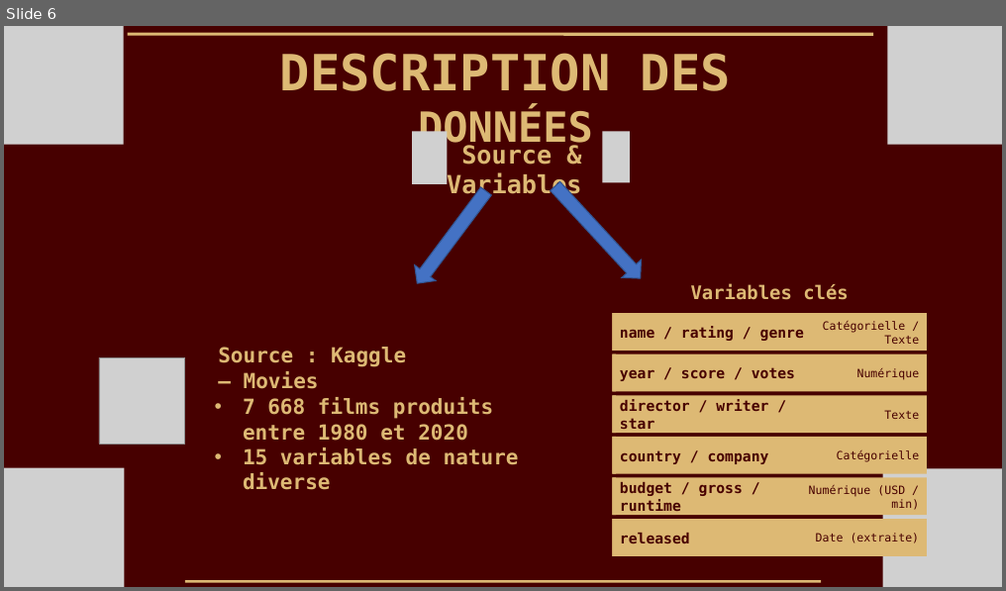
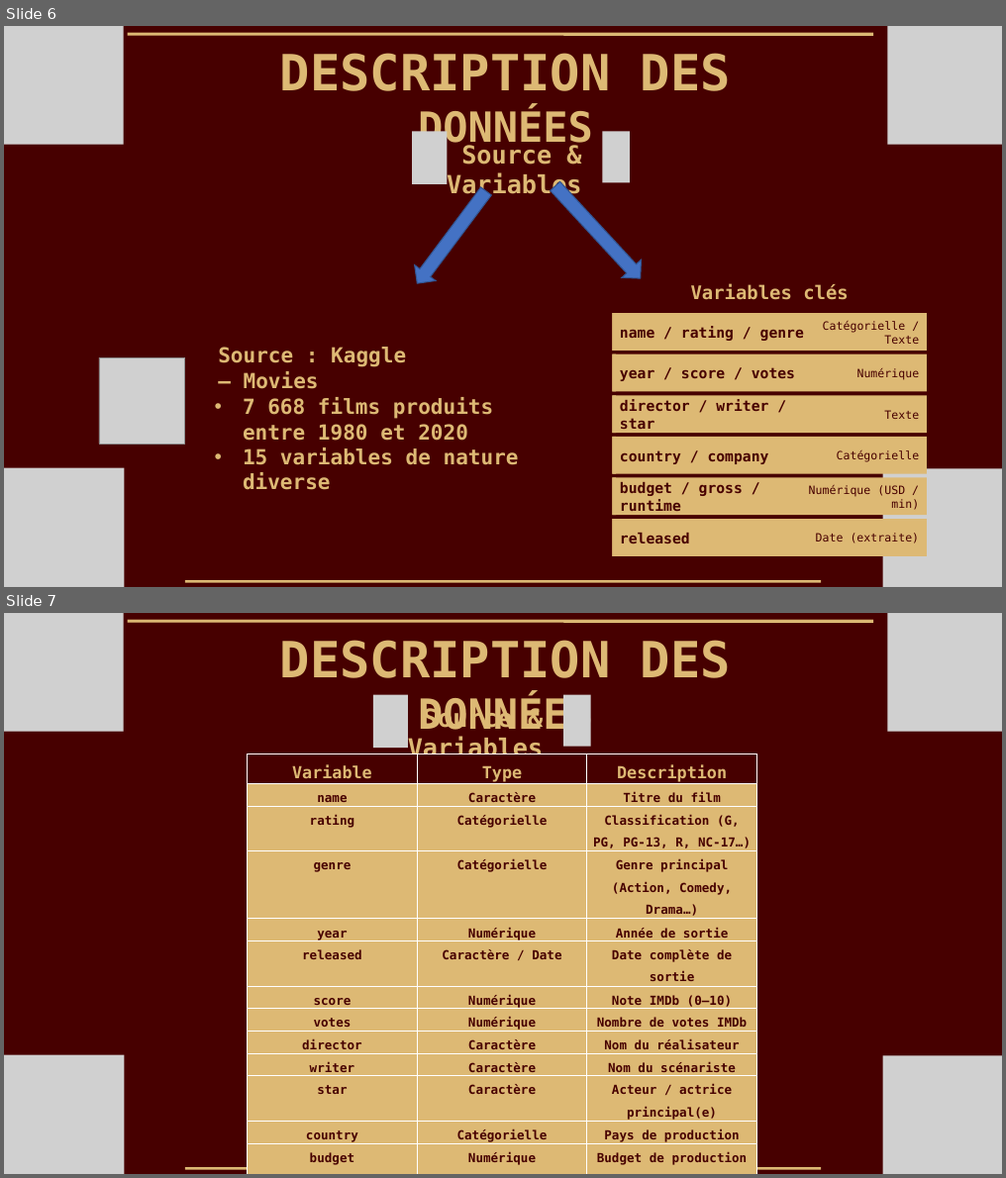
Before and after one commit to ahmed00727/Projet_r, a slide deck: projet R.pptx. Shown one above the other, each under a label of ours: slide 6 before the commit, slides 6 and 7 after it. The pictures are 1006x591 and 1006x1178 pixels, drawn with LibreOffice and Linux fonts; fonts in the diff are those of the drawing; grey boxes stand for pictures. Boxes give left, top, right and bottom in pixels: in the first picture for what was removed or moved away, otherwise in the second. Text is boxed around its words. In the diff, an @@ line names an element or a change of style, - is before the commit and + after.

```diff
--- a/projet R.pptx
+++ b/projet R.pptx
@@ slide 7 added at [4,613,1002,1174], background #470000 @@
@@ text added at [280,640,731,739], 48 pt, text #DDB974, bold @@
+DESCRIPTION DES DONNÉES
@@ group added at [4,613,1002,1174]: 4 pictures, 2 lines @@
@@ picture added at [373,694,408,748] @@
@@ picture added at [564,694,591,747] @@
@@ text added at [408,706,544,762], 24 pt, text #DDB974, bold @@
+Source & Variables
@@ table added at [248,754,757,1169], 16 rows, 3 columns @@
+Variable | Type | Description
+name | Caractère | Titre du film
+rating | Catégorielle | Classification (G, PG, PG-13, R, NC-17…)
+genre | Catégorielle | Genre principal (Action, Comedy, Drama…)
+year | Numérique | Année de sortie
+released | Caractère / Date | Date complète de sortie
+score | Numérique | Note IMDb (0–10)
+votes | Numérique | Nombre de votes IMDb
+director | Caractère | Nom du réalisateur
+writer | Caractère | Nom du scénariste
+star | Caractère | Acteur / actrice principal(e)
+country | Catégorielle | Pays de production
+budget | Numérique | Budget de production (USD)
+gross | Numérique | Recettes brutes au box-office (USD)
+company | Caractère | Société de production
+runtime | Numérique | Durée du film (minutes)
```
Also in this commit, not shown: 4 other files.
